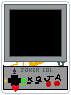
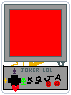
Comparing the layer stacks of the two 71 × 95 images. Changes:
painted on "tv" over [10, 10, 61, 56]
